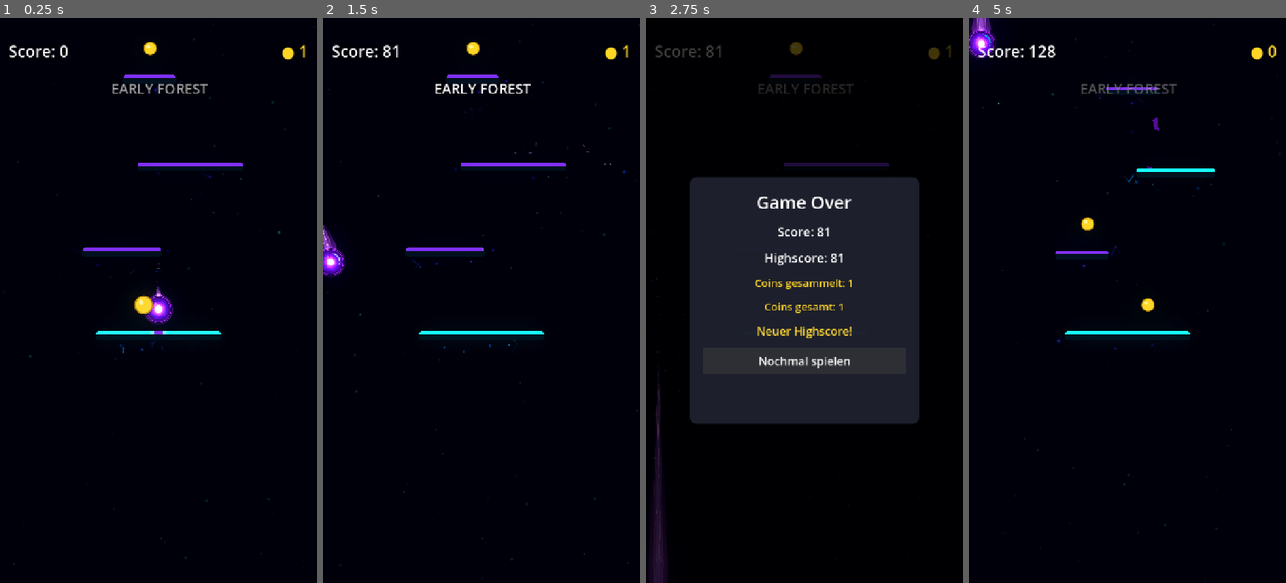
Above: before the commit, frames 1-4 (left to right).
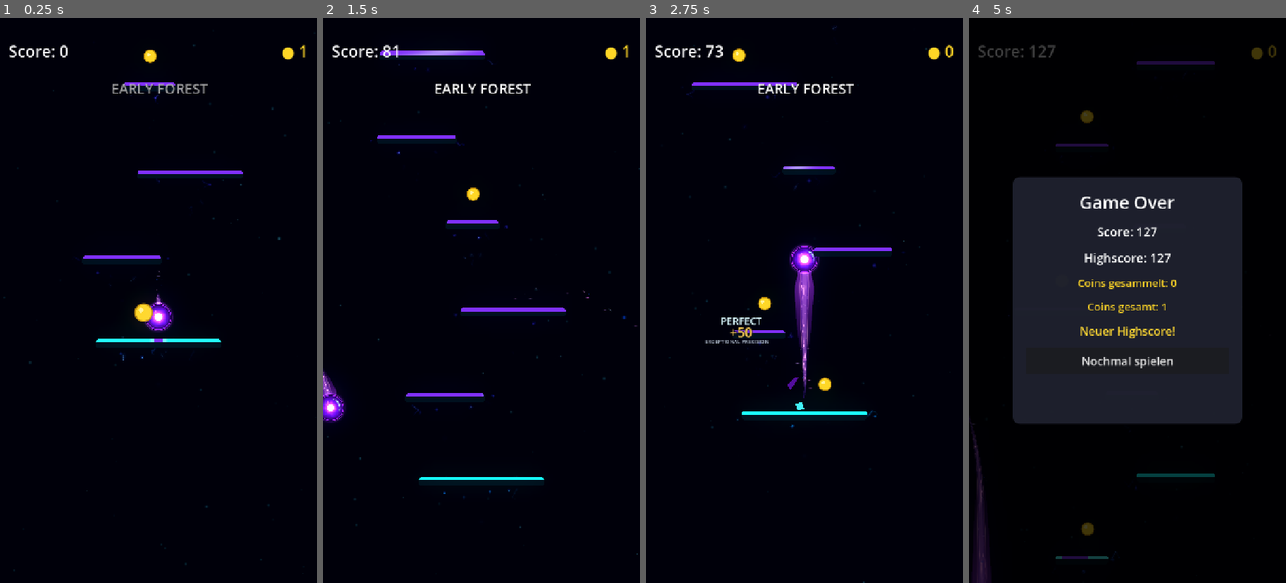
Above: after the commit, the same moments.

Repository: Kryodo/TowerJump
Game: Godot game, scene res://scenes/main.tscn
The game is run twice, just before and just after one commit, with the same random seed, the same clock (stepped at 60 frames per second) and the same inputs.
Inputs (mouse positions are in pixels of both pictures, inside the frame that each line leads up to):
- Up to frame 1 (0.25 s): no input
- Up to frame 2 (1.5 s): move the mouse to (551, 272) at 0.52 s; hold Right (ui_right) 0.53-1.25 s; click (551, 272) at 0.67 s; drag from (418, 328) to (471, 46) at 1.27 s
- Up to frame 3 (2.75 s): click (804, 362) at 2 s, where only the run after the commit has a clickable "Nochmal spielen"
- Up to frame 4 (5 s): click (1127, 362) at 2.75 s, where only the run before the commit has a clickable "Nochmal spielen"; move the mouse to (1159, 176) at 3.52 s; hold Right (ui_right) 3.53-4.25 s; drag from (1111, 413) to (1146, 306) at 4.27 s

The runs differ from the first frame. In frame 1, 2.3% of the frame differs, in the area x 1-100%, y 1-98%; in frame 2, 3.1%; in frame 3, 34%; in frame 4, 34%, in the area x 0-99%, y 0-100%.
Error before the commit: Parse Error: Expected statement, found "Indent" instead. (res://scripts/camera_follow.gd:85)

Commit message:
Fix indentation in landing camera spring update

Diff:
--- a/scripts/camera_follow.gd
+++ b/scripts/camera_follow.gd
@@ -82,7 +82,7 @@
 		)
 		_landing_response_velocity_y += acceleration * step
 		_landing_response_offset_y += _landing_response_velocity_y * step
-			var max_offset: float = maxf(landing_response_max_offset, 0.0)
+		var max_offset: float = maxf(landing_response_max_offset, 0.0)
 		_landing_response_offset_y = clampf(
 			_landing_response_offset_y,
 			-max_offset,
